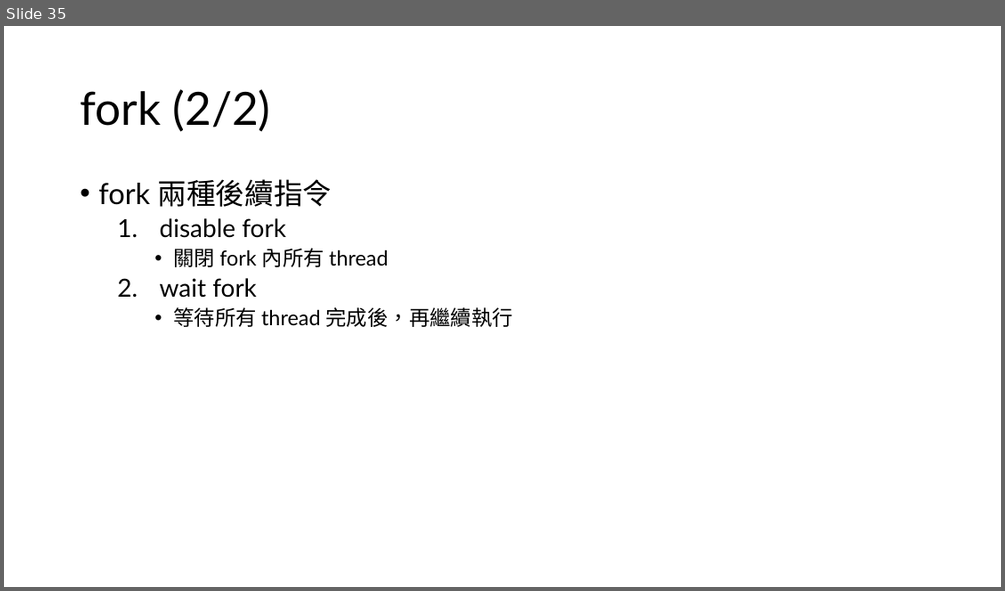
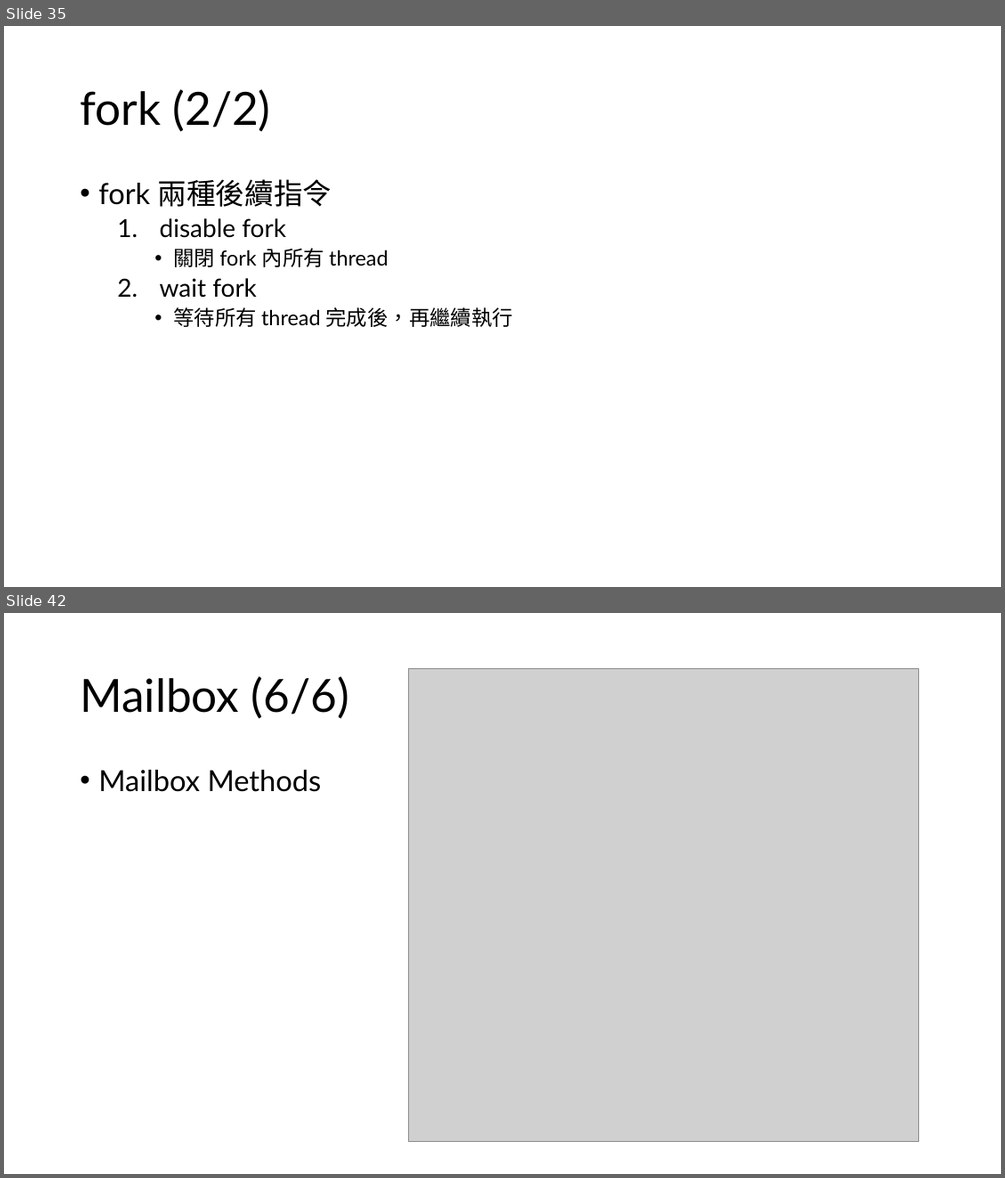
Before and after one commit to s9001055/DV_learning, a slide deck: SystemVerilog_語法學習.pptx. Shown one above the other, each under a label of ours: slide 35 before the commit, slides 35 and 42 after it; the slides between them are not shown. The pictures are 1005x591 and 1005x1178 pixels, drawn with LibreOffice and Linux fonts; fonts in the diff are those of the drawing; grey boxes stand for pictures. Boxes give left, top, right and bottom in pixels: in the first picture for what was removed or moved away, otherwise in the second. Text is boxed around its words. In the diff, an @@ line names an element or a change of style, - is before the commit and + after.

Commit message:
Add: Communication example code 1. event 2. semaphore 3. mailbox 4. Communication slide

```diff
--- a/SystemVerilog_語法學習.pptx
+++ b/SystemVerilog_語法學習.pptx
@@ slide 42 added at box(4, 613, 1001, 1174), background #FFFFFF @@
@@ title added at box(80, 676, 349, 719), 44 pt, text #000000 @@
+Mailbox (6/6)
@@ picture added at box(409, 668, 919, 1141) @@
@@ text added at box(98, 770, 322, 792), 28 pt, text #000000 @@
+• Mailbox Methods
```
Also in this commit, not shown: 1 slide changed, 6 other slides added, 3 other files.
